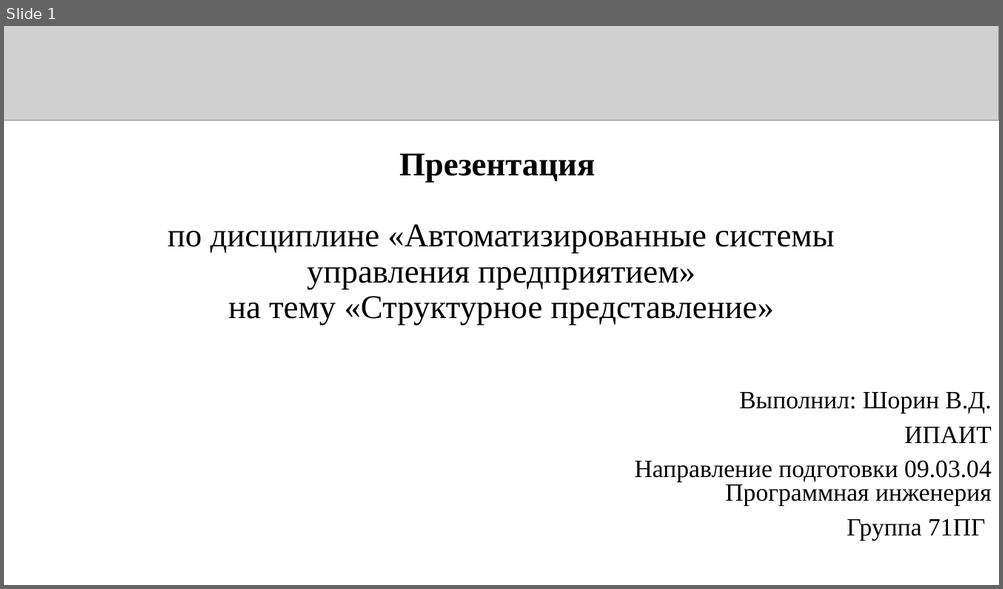
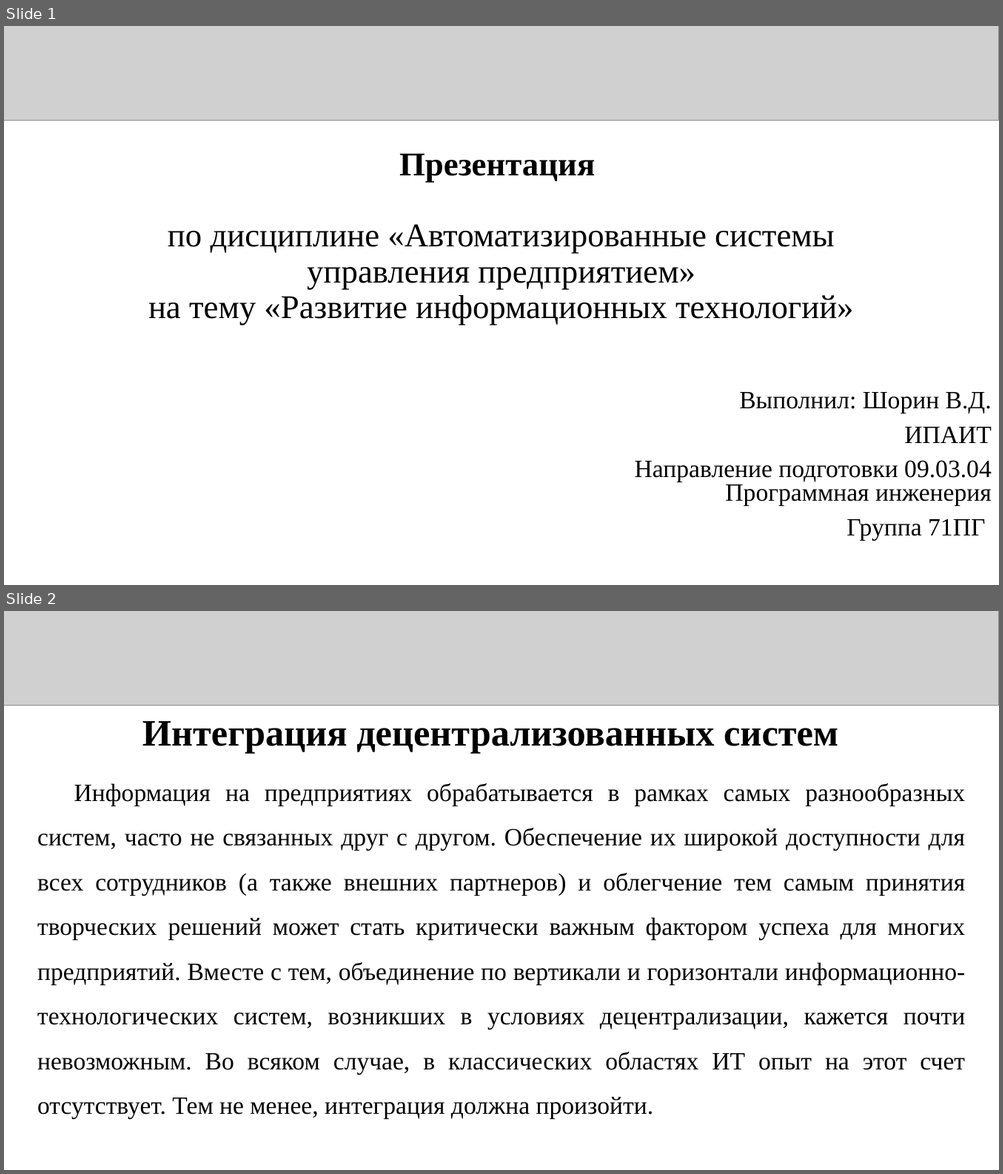
Before and after one commit to Kniger33/Institute, a slide deck: 4 cource/2 sem/АСУП/Лабы/АСУП_Презентация_6_71ПГ_Шорин.pptx. Shown one above the other, each under a label of ours: slide 1 before the commit, slides 1 and 2 after it. The pictures are 1003x589 and 1003x1174 pixels, drawn with LibreOffice and Linux fonts; fonts in the diff are those of the drawing; grey boxes stand for pictures. Boxes give left, top, right and bottom in pixels: in the first picture for what was removed or moved away, otherwise in the second. Text is boxed around its words. In the diff, an @@ line names an element or a change of style, - is before the commit and + after.

```diff
--- a/4 cource/2 sem/АСУП/Лабы/АСУП_Презентация_6_71ПГ_Шорин.pptx
+++ b/4 cource/2 sem/АСУП/Лабы/АСУП_Презентация_6_71ПГ_Шорин.pptx
@@ slide 2 added at box(4, 611, 999, 1170), background #FFFFFF @@
@@ picture added at box(4, 611, 999, 705) @@
@@ text added at box(142, 721, 838, 754), 36 pt, text #000000, bold @@
+Интеграция децентрализованных систем
@@ text added at box(37, 783, 965, 1119), 24 pt, text #000000 @@
+Информация на предприятиях обрабатывается в рамках самых разнообразных систем, часто не связанных друг с другом. Обеспечение их широкой доступности для всех сотрудников (а также внешних партнеров) и облегчение тем самым принятия творческих решений может стать критически важным фактором успеха для многих предприятий. Вместе с тем, объединение по вертикали и горизонтали информационно-технологических систем, возникших в условиях децентрализации, кажется почти невозможным. Во всяком случае, в классических областях ИТ опыт на этот счет отсутствует. Тем не менее, интеграция должна произойти.
@@ slide 1 changed as well @@
@@ title at box(148, 224, 854, 326): text changed @@
-Презентация
-по дисциплине «Автоматизированные системы управления предприятием»
-на тему «Структурное представление»
+Презентация
+по дисциплине «Автоматизированные системы управления предприятием»
+на тему «Развитие информационных технологий»
```
Also in this commit, not shown: 1 other slide changed, 17 other slides added, 22 other files.
